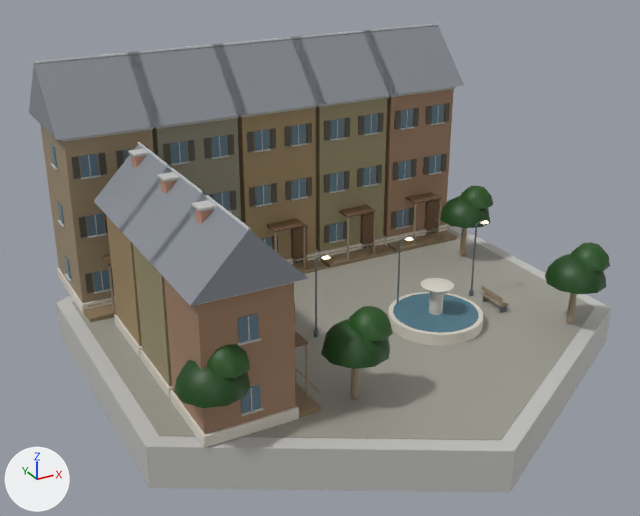
Renders of the glTF model native/godot/assets/art/blender/residential_us.glb from each side of a commit.
Before and after are seen from a camera (50 mm lens) standing at (-17.5, -30.6, 17.8) and looking at (-0.8, -0.4, 2.7). The axes (+X, +Y, +Z) are drawn at lower left. The lights are the same throughout. The first picture is the older version. Vertices at exactly the same position are counted once.

Names of what the first picture shows: 'glass', 'leaf', 'metal', 'pavers', 'roof_slate', 'stone', 'wall_concrete', 'wood' and 3 more.
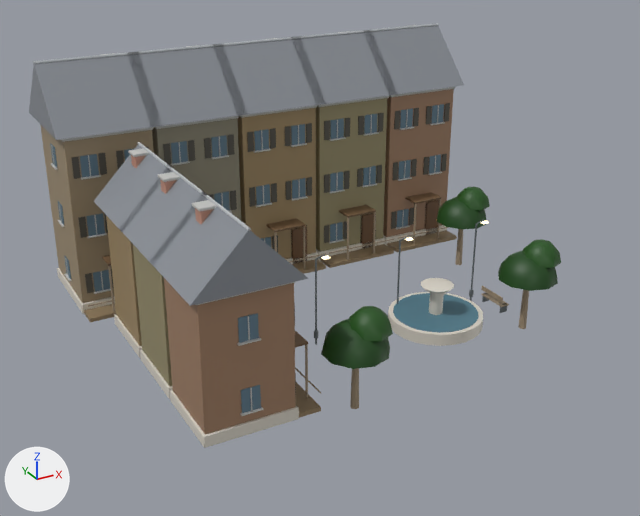
What the commit changed:
me_leaf is used by ob_leaf; location (0.0, 0.0, 0.0).
me_leaf had 264 vertices, 440 faces and spanned x -9.6..9.7, y -8.3..2.9, z 2.1..3.8.
me_leaf now has 264 vertices, 440 faces and spans x -7.6..9.4, y -8.3..2.8, z 2.1..3.8.
me_leaf part 1: the loose piece of 41 vertices spanning x 6.8..9.2, y -7.7..-5.1, z 2.1..3.3 is moved by (-1.5, 1.2, 0.0).
me_leaf part 2: the loose piece of 25 vertices spanning x 7.6..9.3, y -7.4..-5.8, z 2.9..3.8 is moved by (-1.5, 1.2, 0.0).
me_leaf part 3: the loose piece of 41 vertices spanning x 7.2..9.6, y 0.3..2.9, z 2.1..3.3 is moved by (-0.2, 0.0, 0.0).
me_leaf part 4: the loose piece of 25 vertices spanning x 8.0..9.7, y 0.6..2.2, z 2.9..3.8 is moved by (-0.2, 0.0, 0.0).
me_leaf part 5: the loose piece of 41 vertices spanning x -9.6..-7.2, y -8.1..-5.5, z 2.1..3.3 is moved by (1.9, 1.6, 0.0).
me_leaf part 6: the loose piece of 25 vertices spanning x -8.8..-7.1, y -7.9..-6.2, z 2.9..3.8 is moved by (1.9, 1.6, 0.0).
me_wall_concrete is used by ob_wall_concrete; location (0.0, 0.0, 0.0).
me_wall_concrete had 3020 vertices, 5332 faces and spanned x -10.7..10.7, y -12.3..12.3, z -1.6..10.6.
me_wall_concrete now has 3008 vertices, 5312 faces and spans x -10.0..9.6, y -7.3..8.8, z 0.1..10.6.
me_wall_concrete part 7: the loose piece of 12 vertices spanning x -10.7..10.7, y -12.3..12.3, z -1.6..0.1 is deleted.
Object 'pavers' (ob_pavers) is deleted.

Changed parts and their boxes [x1, y1, x2, y2] in the pictures (640 x 516 px; the box of a moved part takes in the faces that stretch with it):
'pavers', deleted
    before: [72, 228, 595, 440]
'wall_concrete', reshaped (28% narrower, 16% shorter)
    before: [50, 25, 611, 493]
    after: [50, 25, 455, 416]
'leaf', reshaped
    before: [174, 186, 610, 408]
    after: [321, 187, 561, 369]
part 1 of me_leaf, moved or reshaped
    before: [545, 254, 606, 294]
    after: [498, 251, 558, 291]
part 2 of me_leaf, moved or reshaped
    before: [571, 242, 610, 271]
    after: [522, 239, 561, 268]
part 3 of me_leaf, moved or reshaped
    before: [441, 195, 490, 228]
    after: [437, 197, 486, 229]
part 4 of me_leaf, moved or reshaped
    before: [461, 186, 493, 209]
    after: [457, 187, 490, 210]
part 5 of me_leaf, moved or reshaped (not visible afterwards)
    before: [174, 360, 251, 408]
part 6 of me_leaf, moved or reshaped (not visible afterwards)
    before: [207, 344, 250, 379]
part 7 of me_wall_concrete, deleted
    before: [56, 223, 611, 493]
